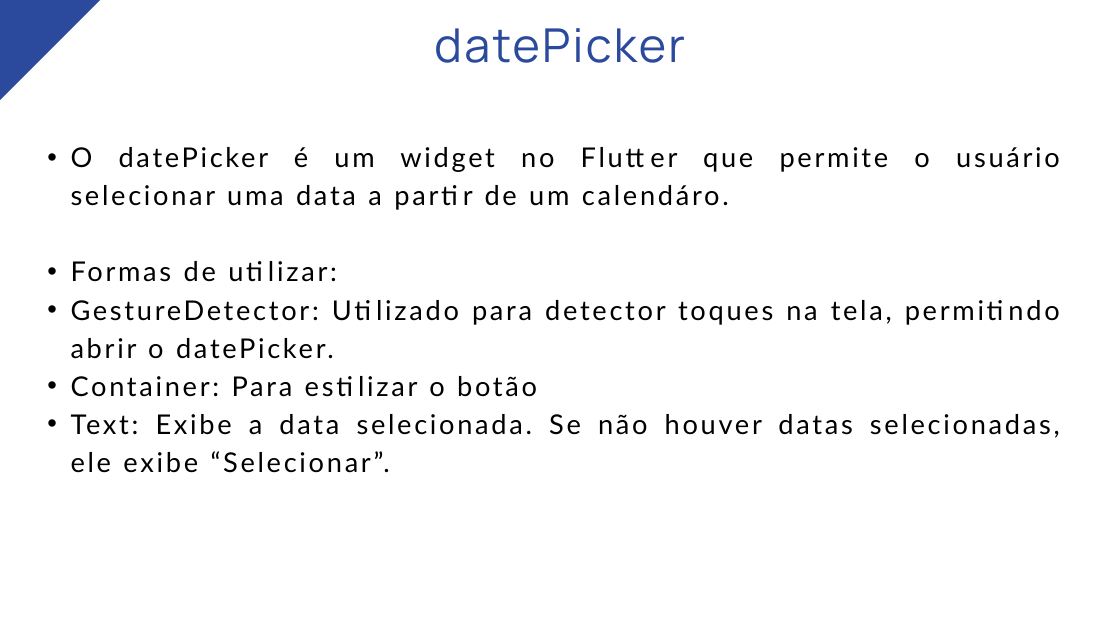
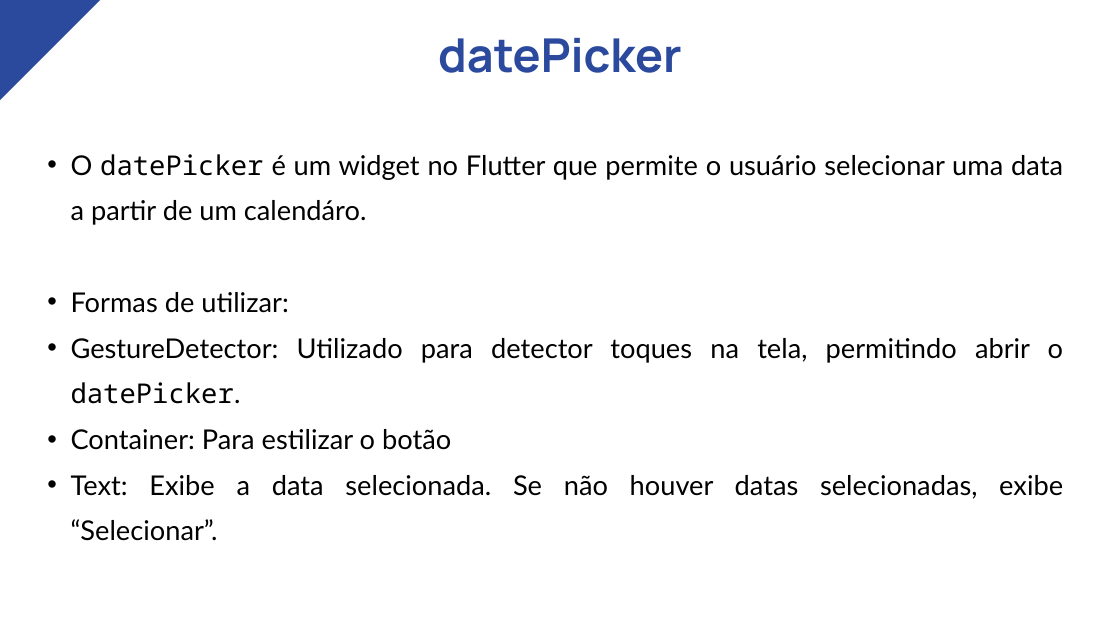
Before and after one commit to nataliascosta/Flutter, a slide deck: slide 8 of Módulo 10 - Componentes de formulários/Módulo X - Componentes de Formulários.pptx. Drawn at 1120x630 pixels with LibreOffice and Linux fonts; fonts in the diff are those of the drawing. Boxes give left, top, right and bottom in pixels: in the first picture for what was removed or moved away, otherwise in the second. Text is boxed around its words. In the diff, an @@ line names an element or a change of style, - is before the commit and + after.

```diff
--- a/Módulo 10 - Componentes de formulários/Módulo X - Componentes de Formulários.pptx
+++ b/Módulo 10 - Componentes de formulários/Módulo X - Componentes de Formulários.pptx
@@ text "datePicker" at (438, 38, 682, 73): letter spacing 3 to 0 pt, bold on; line spacing 63pt to 1.05 @@
@@ text at (71, 154, 1063, 450): font Lato to Noto Sans Mono in "datePicker", "datePicker."; letter spacing 3.5 to 0 pt in "O datePicker é um widget no Flutter ...", "Formas de utilizar:", "GestureDetector: Utilizado para detector toques na tela, ...", "Container: Para estilizar o botão"; line spacing 49pt to 1.4 @@
@@ text at (71, 475, 1063, 499): text changed @@
-  • Text: Exibe a data selecionada. Se não houver datas selecionadas, ele exibe “Selecionar”.
+  • Text: Exibe a data selecionada. Se não houver datas selecionadas, exibe “Selecionar”.
```
Also in this commit, not shown: 13 other slides changed, 2 other files.
